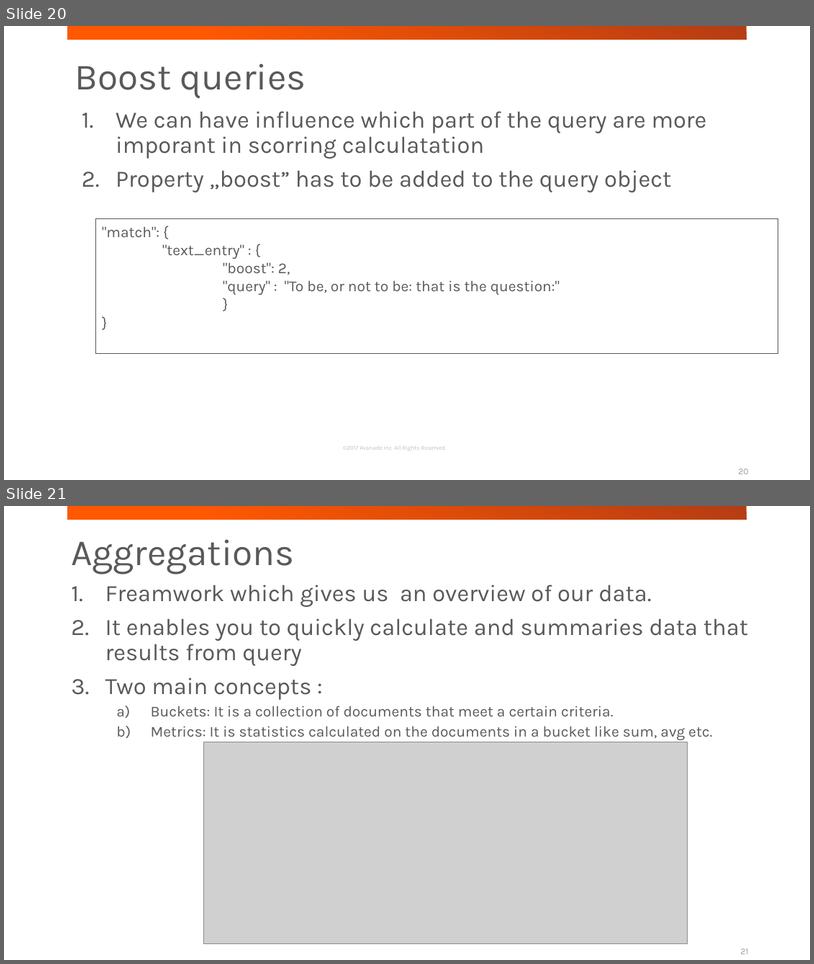
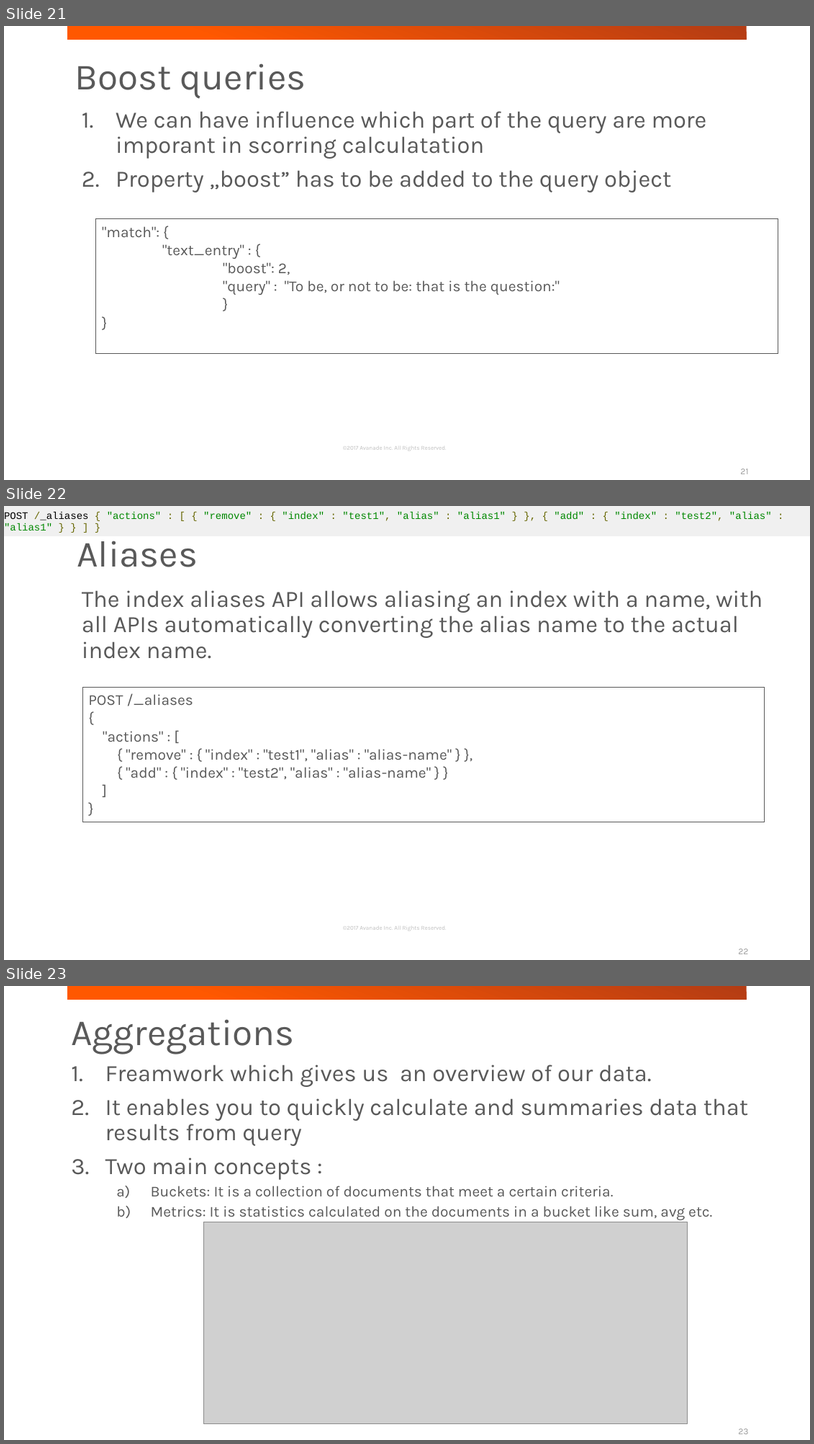
Before and after one commit to jakubgw/elasticsearch-short-intruduction, a slide deck: elasticsearch short introduction.pptx. Shown one above the other, each under a label of ours: slides 20 and 21 before the commit, slides 21, 22 and 23 after it. The pictures are 814x964 and 814x1444 pixels, drawn with LibreOffice and Linux fonts; fonts in the diff are those of the drawing; grey boxes stand for pictures; background and template pictures are left out. Boxes give left, top, right and bottom in pixels: in the first picture for what was removed or moved away, otherwise in the second. Text is boxed around its words. In the diff, an @@ line names an element or a change of style, - is before the commit and + after.

```diff
--- a/elasticsearch short introduction.pptx
+++ b/elasticsearch short introduction.pptx
@@ slide 22 added at bbox=[4, 506, 810, 960], background #FFFFFF; not listed: 2 template elements that a slide beside it also shows @@
@@ rectangle added at bbox=[4, 506, 810, 536], fill #F0F0F0, 12 pt, text #008800 @@
+POST /_aliases { "actions" : [ { "remove" : { "index" : "test1", "alias" : "alias1" } }, { "add" : { "index" : "test2", "alias" : "alias1" } } ] }
@@ text added at bbox=[77, 541, 198, 567], 44 pt, text #595959 @@
+Aliases
@@ text added at bbox=[82, 590, 763, 659], 28 pt, text #595959 @@
+The index aliases API allows aliasing an index with a name, with all APIs automatically converting the alias name to the actual index name.
@@ rectangle added at bbox=[82, 687, 765, 822], outline #595959 0.75 pt, 18 pt, text #595959 @@
+POST /_aliases
+{
+"actions" : [
+{ "remove" : { "index" : "test1", "alias" : "alias-name" } },
+{ "add" : { "index" : "test2", "alias" : "alias-name" } }
+]
+}
@@ page number added at bbox=[738, 948, 748, 954], 10.5 pt, text #9B9B9B @@
+22
@@ what was slide 20 is now slide 21 @@
@@ page number at bbox=[741, 468, 748, 474]: text changed @@
-20
+21
@@ what was slide 21 is now slide 23 @@
@@ page number at bbox=[738, 1428, 748, 1434]: text changed @@
-21
+23
```
Also in this commit, not shown: 9 slides changed, 2 other slides added, 1 slide removed, 4 other files.
